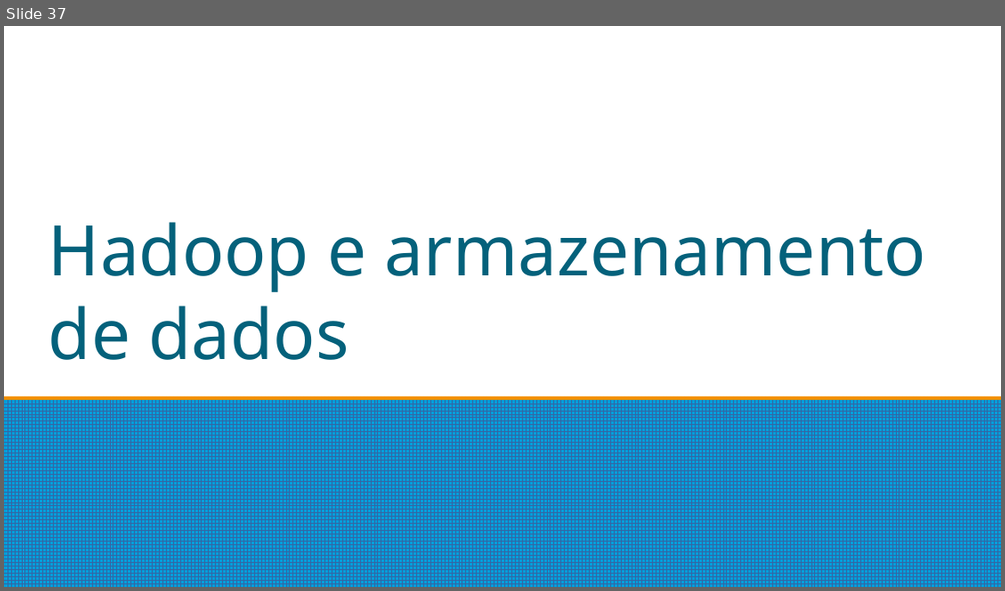
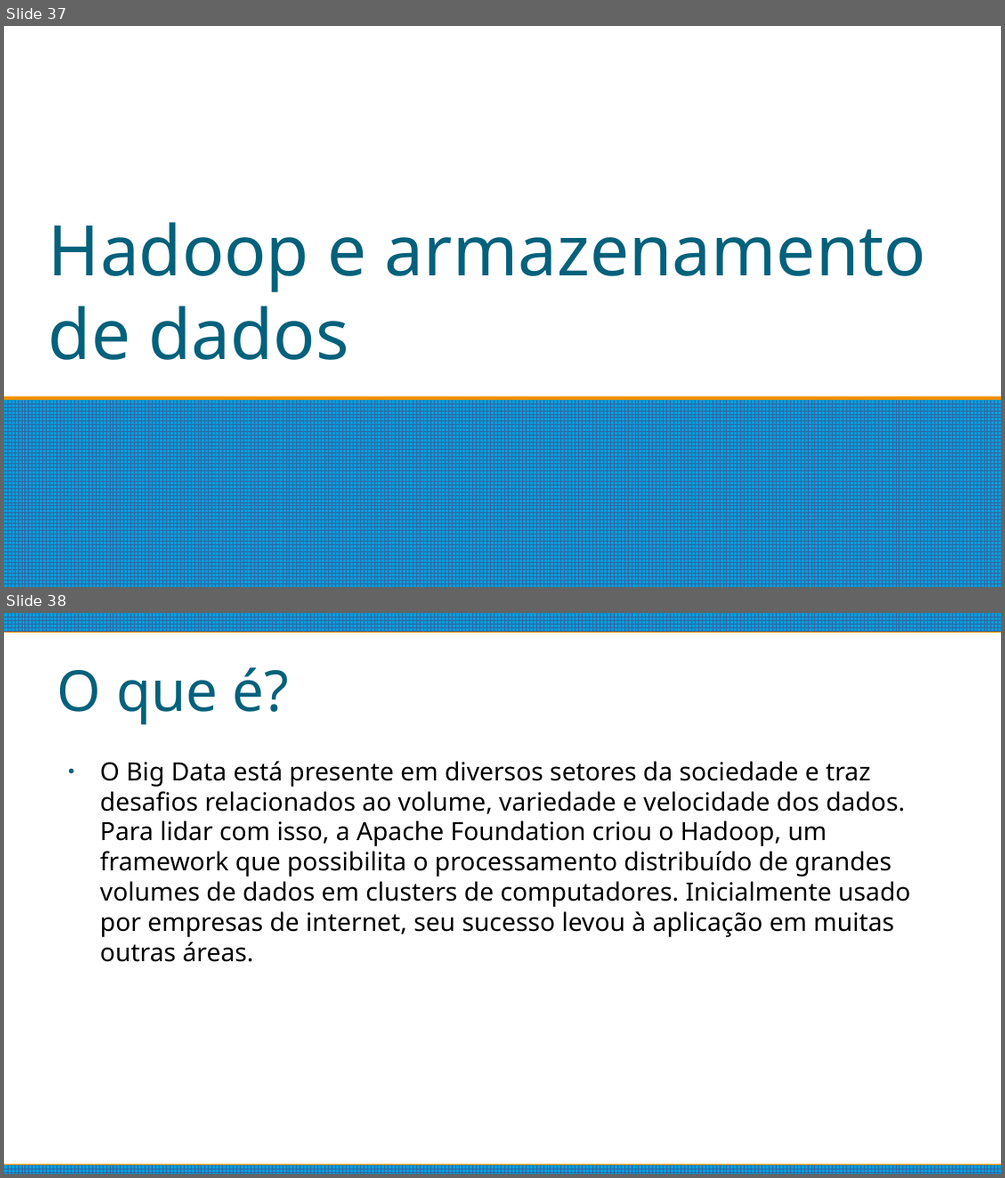
Before and after one commit to matheushpalves/estacioBigData, a slide deck: Introdução.odp. Shown one above the other, each under a label of ours: slide 37 before the commit, slides 37 and 38 after it. The pictures are 1005x591 and 1005x1178 pixels, drawn with LibreOffice and Linux fonts; fonts in the diff are those of the drawing. Boxes give left, top, right and bottom in pixels: in the first picture for what was removed or moved away, otherwise in the second. Text is boxed around its words. In the diff, an @@ line names an element or a change of style, - is before the commit and + after.

```diff
--- a/Introdução.odp
+++ b/Introdução.odp
@@ slide 38 added at [4,613,1001,1174], background #FFFFFF @@
@@ rectangle added at [4,613,1001,631], fill pattern #3465A4 on #009EDA @@
@@ title added at [57,667,289,725], 45 pt, text #04617B @@
+O que é?
@@ text added at [100,761,910,962], 20 pt, text #000000 @@
+● O Big Data está presente em diversos setores da sociedade e traz desafios relacionados ao volume, variedade e velocidade dos dados. Para lidar com isso, a Apache Foundation criou o Hadoop, um framework que possibilita o processamento distribuído de grandes volumes de dados em clusters de computadores. Inicialmente usado por empresas de internet, seu sucesso levou à aplicação em muitas outras áreas.
@@ rectangle added at [4,1165,1001,1174], fill pattern #3465A4 on #009EDA @@
```
Also in this commit, not shown: 20 other slides added.
